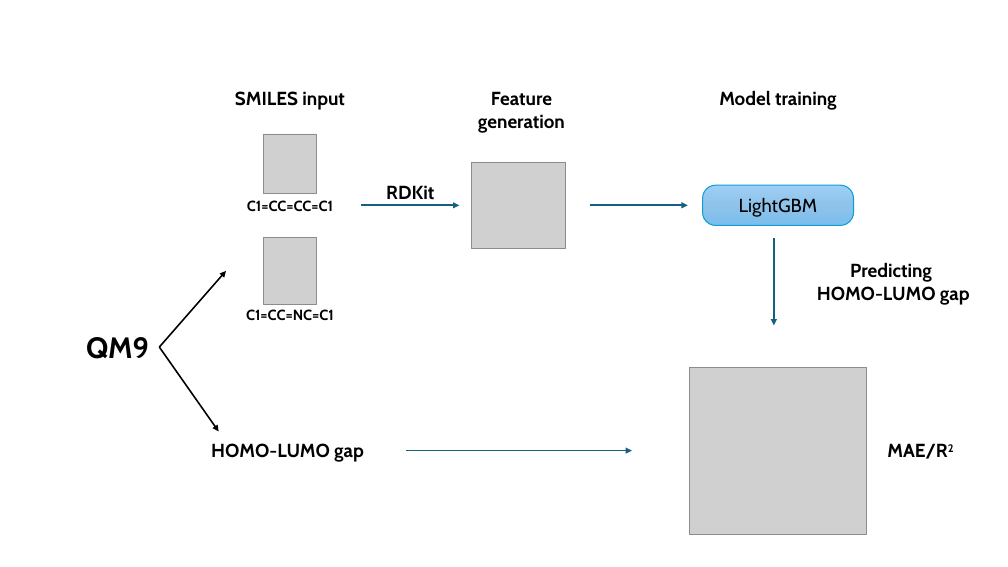
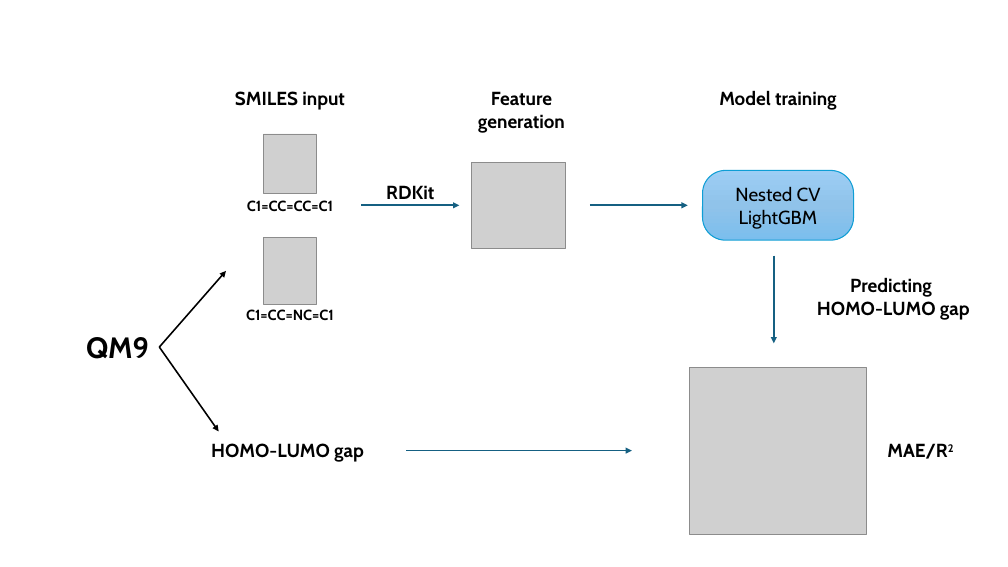
Before and after one commit to ThiboVE/project-machine-learning, a slide deck: slide 1 of ppt/Presentatie1.pptx. Drawn at 1008x567 pixels with LibreOffice and Linux fonts; fonts in the diff are those of the drawing; grey boxes stand for pictures. Boxes give left, top, right and bottom in pixels: in the first picture for what was removed or moved away, otherwise in the second. Text is boxed around its words. In the diff, an @@ line names an element or a change of style, - is before the commit and + after.

```diff
--- a/ppt/Presentatie1.pptx
+++ b/ppt/Presentatie1.pptx
@@ rounded rectangle "Nested CV LightGBM": place and size @@
-rounded rectangle "Nested CV LightGBM" at [702,185,854,225]
+rounded rectangle "Nested CV LightGBM" at [702,170,854,240]
@@ text in rounded rectangle at [735,187,821,229]: text changed @@
-LightGBM
+Nested CV LightGBM
@@ arrow moved from (774, 238) - (774, 325) to (774, 256) - (774, 343) @@
@@ text "Predicting": place and size @@
-text "Predicting" at [817,262,970,305]
+text "Predicting" at [817,277,970,320]
```
Also in this commit, not shown: 3 other files.
